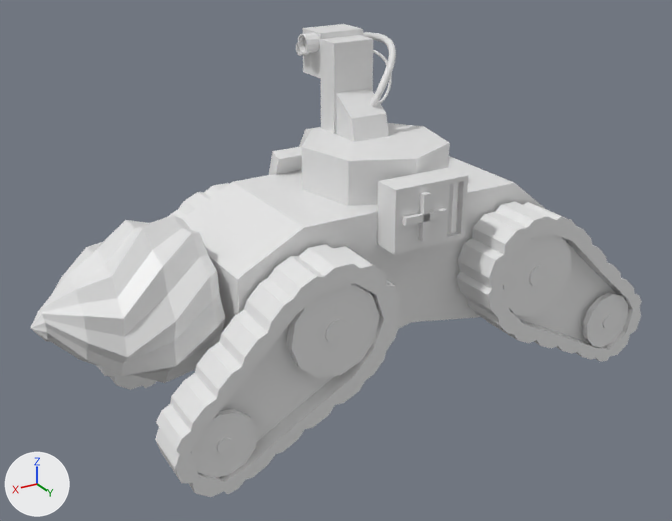
Before and after pictures for a commit that changed the FBX model dev/Assets/Meshes/Robot.fbx.
Camera for both pictures: a 50 mm lens placed at (4.42, 6.72, 4.05), pointed at (0.45, 0.09, 0.74). The axes (+X, +Y, +Z) are drawn at lower left. The lights are the same throughout. Where no turn or scale is listed for an object, it has been applied to the vertices.

Objects in the first picture: 'Robot'.
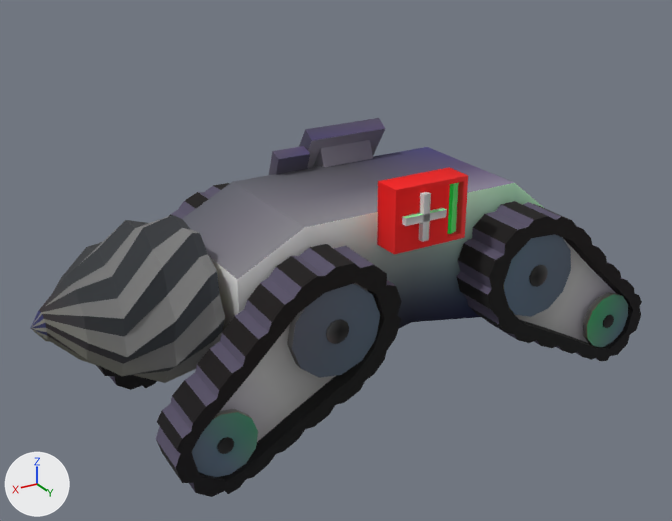
Boxes [x1, y1, x2, y2] around the edits, measured in the pictures (672 x 521 px):
'Robot', reshaped (20% shorter): before [30, 24, 642, 497]; after [30, 118, 642, 497]
part 1 of me_robot, deleted: before [296, 24, 396, 142]
part 2 of me_robot, deleted: before [302, 123, 450, 206]
part 3 of me_robot, surface changed (white to grey): [30, 127, 642, 497] in both
part 4 of me_robot, recoloured (grey to green): [448, 182, 459, 234] in both

What the commit changed:
Picture 'Robot.png' (img_robot_png) is new.
Material 'Robot' (mat_robot) is new.
Its texture is img_robot_png.
Its roughness is 1.0.
Material 'HealthLight' (mat_healthlight) is new.
Its base color is (0.0, 0.8, 0.0536) (green #00e741).
Material 'Screen' (mat_screen) is new.
Its base color is (0.0, 0.261, 0.8) (blue #008ce7).
me_robot is used by ob_robot; location (0.0, 0.0, 0.0).
Verts and faces of me_robot; kept vertices keep their numbers, new ones are numbered from 2858.
Before the commit, vertices of me_robot: 413 (0.0, 0.66, 1.37), 414 (0.0, 0.66, 1.77) at pixel (417, 158), 415 (-0.52, 0.42, 1.37), 416 (-0.52, 0.42, 1.77) at pixel (449, 142), 417 (-0.65, -0.15, 1.37).
Before the commit, vertices of me_robot: 418 (-0.65, -0.15, 1.77) at pixel (423, 126), 419 (-0.29, -0.6, 1.37), 420 (-0.29, -0.6, 1.77), 421 (0.29, -0.6, 1.37), 422 (0.29, -0.6, 1.77) at pixel (311, 128).
Before the commit, vertices of me_robot: 423 (0.65, -0.15, 1.37) at pixel (302, 190), 424 (0.65, -0.15, 1.77) at pixel (301, 146), 425 (0.52, 0.42, 1.37) at pixel (348, 206), 426 (0.52, 0.42, 1.77) at pixel (348, 160).
me_robot had 2858 vertices, 2570 faces and spanned x -2.47..3.15, y -1.14..1.14, z -0.52..2.64.
me_robot now has 2413 vertices, 2179 faces and spans x -2.48..3.15, y -1.14..1.14, z -0.52..1.74.
me_robot part 1: 7 loose pieces with 432 vertices, spanning x -0.52..0.33, y -0.92..-0.03, z 1.75..2.64, are deleted.
Part 2, on me_robot:
Vertices deleted: 414 to 426 (with the faces that use them).
me_robot part 3: 2024 kept faces spanning x -2.48..3.15, y -1.14..1.14, z -0.52..1.74 get new texture (UV) coordinates.
me_robot part 4: 2 faces spanning x -0.29..-0.15, y 0.86..0.88, z 1.13..1.6 switch from mat_material (white #e7e7e7) to mat_healthlight (green #00e741).
me_robot now uses material mat_robot (picture img_robot_png).
me_robot now uses material mat_screen (blue #008ce7).
